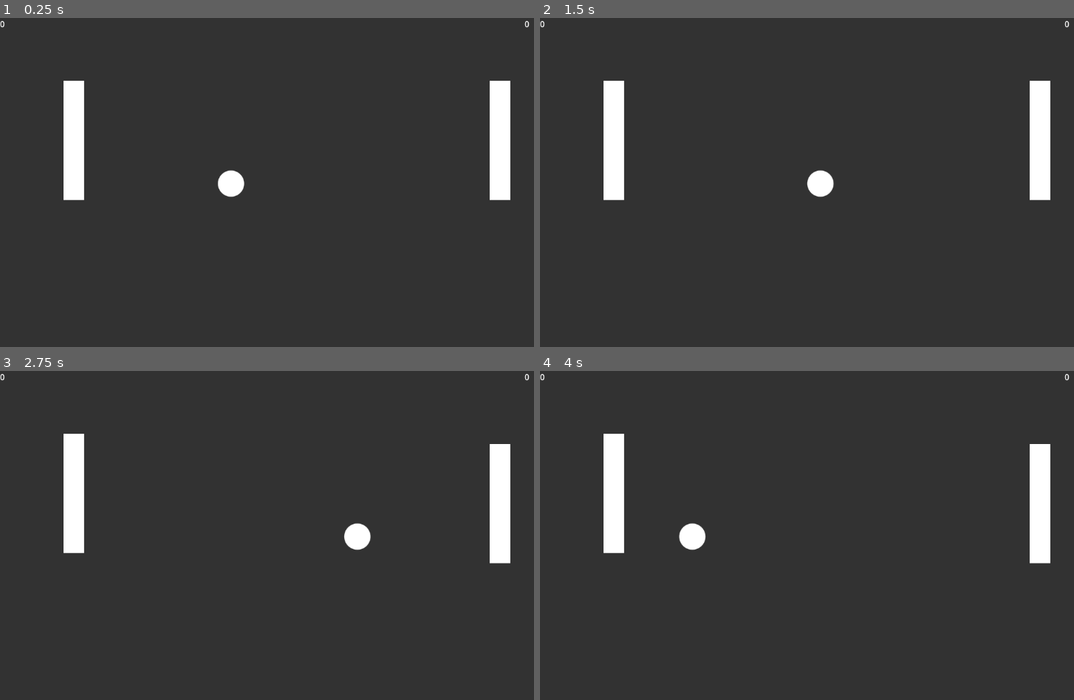
Above: before the commit, frames 1-4 (two rows, left to right).
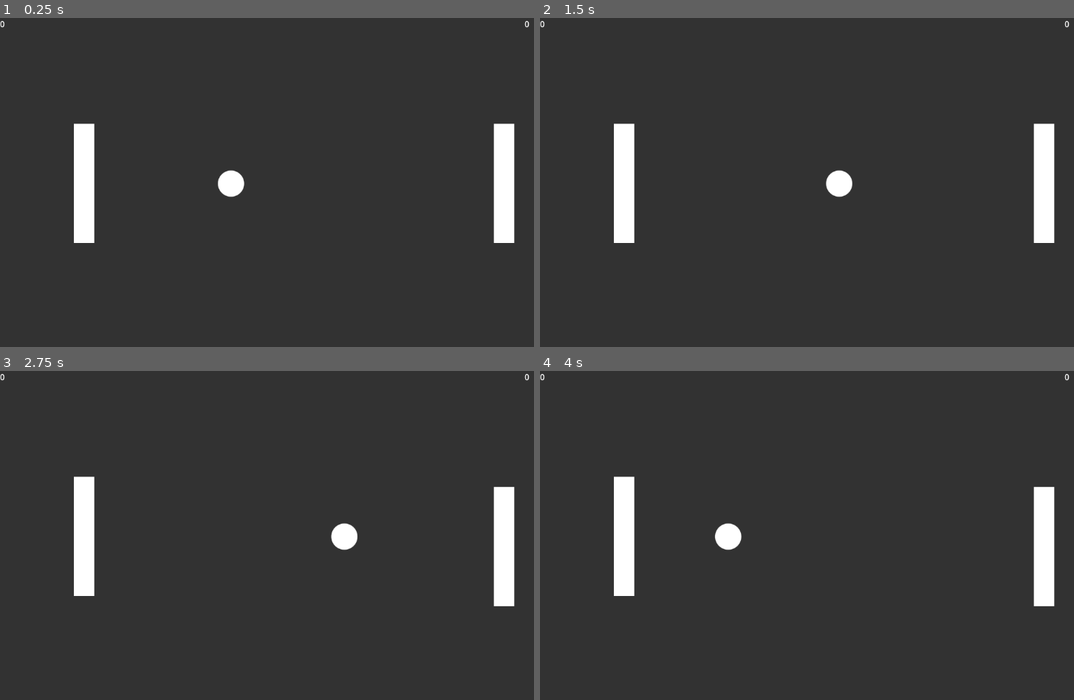
Above: after the commit, the same moments.

Repository: Aratch/20gch-01-pong
Game: Godot game, scene res://main.tscn
Same seed, same stepped clock (60 frames per second), same inputs: the game is played once before the commit and once after it.
Inputs:
- Up to frame 1 (0.25 s): no input
- Up to frame 2 (1.5 s): tap Enter (ui_accept) at 0.5, 0.77 s; hold Right (ui_right) from 0.53 s (still down); tap Down (p2_move_down) at 0.6 s; tap Up (p2_move_up) at 1.35 s
- Up to frame 3 (2.75 s): tap Enter (ui_accept) at 1.52 s; release Right (ui_right) at 2.03 s; hold Left (ui_left) from 2.03 s (still down); tap Down (p2_move_down) at 2.1 s
- Up to frame 4 (4 s): release Left (ui_left) at 2.78 s; hold Right (ui_right) from 2.78 s (still down); tap Up (p2_move_up) at 2.85 s; tap Enter (ui_accept) at 3.02, 3.77 s; tap Down (p2_move_down) at 3.6 s

The runs differ from the first frame. In frame 1, 3.4% of the frame differs, in the area x 11-97%, y 19-69%; in frame 2, 3.9%; in frame 3, 3.8%; in frame 4, 4.0%, in the area x 11-97%, y 19-72%.

Commit message:
Paddles: Fix paddle placement

Diff:
--- a/paddle.gd
+++ b/paddle.gd
@@ -4,6 +4,20 @@
 
 var collision_shape : RectangleShape2D
 var color_rect : ColorRect
+
+const SPEED = 300.0
+const JUMP_VELOCITY = -400.0
+
+@export var is_player : bool = false
+
+func _start_game() -> void:
+	var window_size := DisplayServer.window_get_size()
+	position.y = window_size.y / 2
+	var ratio = 7
+	if is_player:
+		position.x = window_size.x / ratio
+	else:
+		position.x = (ratio - 1) * (window_size.x / ratio)
 
 func _ready() -> void:
 	if Engine.is_editor_hint():
@@ -12,11 +26,8 @@
 		collision_shape.changed.connect(func ():
 			color_rect.size = collision_shape.size
 			)
-
-const SPEED = 300.0
-const JUMP_VELOCITY = -400.0
-
-@export var is_player : bool = false
+	else:
+		_start_game()
 
 func _input(event: InputEvent) -> void:
 	if Engine.is_editor_hint():
